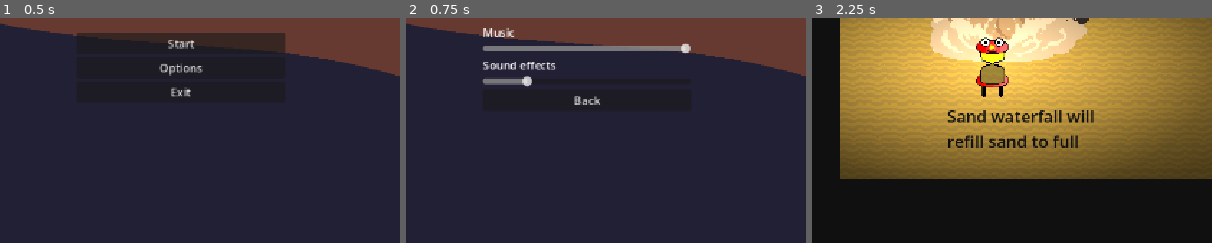
Above: before the commit, frames 1-3 (left to right).
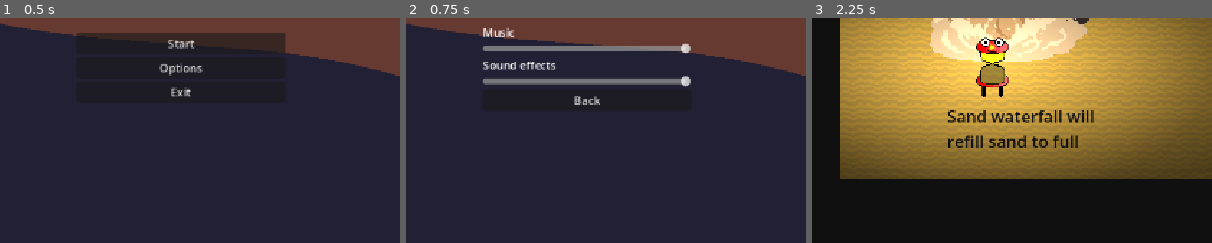
Above: after the commit, the same moments.

Repository: ChrisOnions/Gamejam26gmtk
Game: Godot game, scene res://scenes/start_screen.tscn
Same seed, same stepped clock (60 frames per second), same inputs: the game is played once before the commit and once after it. Sound files missing from this copy of the repository are replaced by a short silence.
Inputs:
- Up to frame 1 (0.5 s): no input
- Up to frame 2 (0.75 s): click "Options" at 0.5 s
- Up to frame 3 (2.25 s): click "Back" at 1.25 s; click "Start" at 2 s
The pictures show only the part of the screen within x 27-77%, y 39-89%; the shares and areas given below are measured in that part.

Frame 1 is identical in both runs. In frame 2, 1.2% of the frame differs, in the area x 29-72%, y 25-31%; in frame 3, nothing differs.

Commit message:
Volume sliders (#15)
Volume sliders working and fetching values correctly.

Diff:
--- a/scenes/start_screen.gd
+++ b/scenes/start_screen.gd
@@ -3,13 +3,14 @@
 @onready var rich_text_label: RichTextLabel = $RichTextLabel
 @onready var hover_sound: AudioStreamPlayer = $HoverSound
 @onready var click_sound: AudioStreamPlayer = $ClickSound
-@onready var music_slider: HSlider = $BoxContainer2/VBoxContainer/Music_Slider
-@onready var sfx_slider: HSlider = $BoxContainer2/VBoxContainer/sfx_Slider
+@onready var music_slider: HSlider = $Options_panel/VBoxContainer/Music_Slider
+@onready var sfx_slider: HSlider = $Options_panel/VBoxContainer/sfx_Slider
 @onready var box_container: BoxContainer = $BoxContainer
 @onready var options_panel: BoxContainer = $Options_panel
-@onready var music_bus = AudioServer.get_bus_index("Master")
+@onready var music_bus = AudioServer.get_bus_index("Music")
 @onready var sfx_bus = AudioServer.get_bus_index("SFX")
 func _ready() -> void:
+
 	rich_text_label.text = "[wave amp=20.0 freq=10.0][color=wheat]Sands of Flippy[/color][/wave]"
 	MusicManager.stop_music()
 
@@ -17,6 +18,14 @@
 	$BoxContainer/VBoxContainer/Options_B.mouse_entered.connect(_on_button_hover)
 	$BoxContainer/VBoxContainer/Exit_B.mouse_entered.connect(_on_button_hover)
 	$Options_panel/VBoxContainer/Back_B.mouse_entered.connect(_on_button_hover)
+
+	music_slider.min_value = 0.0
+	music_slider.max_value = 1.0
+	sfx_slider.min_value = 0.0
+	sfx_slider.max_value = 1.0
+	music_slider.value = db_to_linear(AudioServer.get_bus_volume_db(music_bus))
+	sfx_slider.value = db_to_linear(AudioServer.get_bus_volume_db(sfx_bus))
+
 func _on_button_hover() -> void:
 	hover_sound.play()
 
--- a/scenes/start_screen.tscn
+++ b/scenes/start_screen.tscn
@@ -108,6 +108,7 @@
 stream = ExtResource("2_he1sj")
 volume_db = -20.235
 autoplay = true
+bus = &"Music"
 
 [node name="ClickSound" type="AudioStreamPlayer" parent="." unique_id=1274318282]
 stream = SubResource("AudioStreamWAV_r2jwc")
--- a/scripts/autoload/MusicManager.gd
+++ b/scripts/autoload/MusicManager.gd
@@ -43,6 +43,7 @@
 var fade_time := 1.0           # fade length in seconds (tweak to taste)
 
 func _ready():
+	bus = "Music"
 	for t in chill_tracks:
 		weights.append(1.0)
 	finished.connect(_on_finished)
--- a/scripts/autoload/Sfxmanager.gd
+++ b/scripts/autoload/Sfxmanager.gd
@@ -29,6 +29,7 @@
 	add_child(p)
 	p.stream = sounds[name]
 	p.volume_db = volumes.get(name, 0.0)
+	p.bus = "SFX"
 	p.play()
 	p.finished.connect(p.queue_free)
 
@@ -44,6 +45,7 @@
 	add_child(p)
 	p.stream = sounds[name]
 	p.volume_db = volumes.get(name, 0.0)
+	p.bus = "SFX"
 	p.play()
 	_loops[name] = p
 
Not shown, added: scripts/.DS_Store
